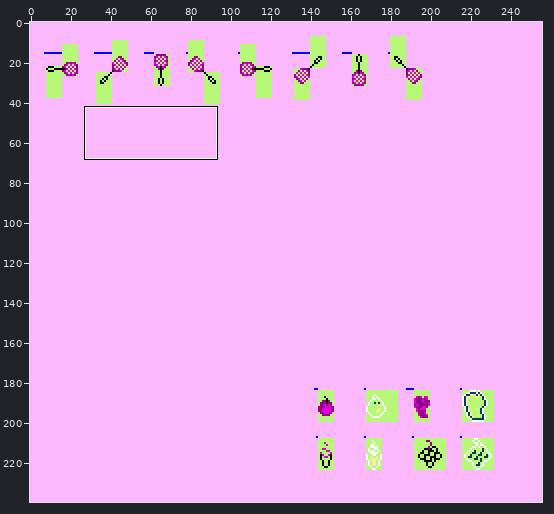
One commit to this sprite sheet: pictures_swatter_food.png. The picture above shows the old version from afar; the outline marks the close-up.
Close-up. Old version:
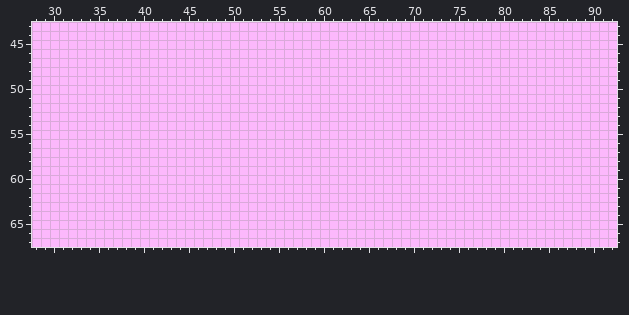
The file is 256x240 pixels. Shown: x 28..92, y 43..67.
And afterwards:
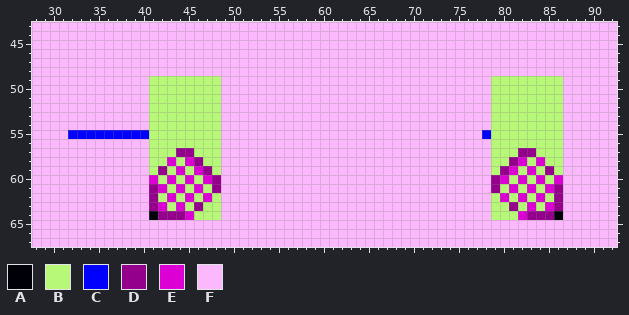
Palette (. is transparent): A #000008  B #b8f878  C #0000ff  D #94008c  E #dc00d4  F #fcb8fc
Diff:
y 49..54: x 41..48 FFFFFFFF -> BBBBBBBB; x 79..86 FFFFFFFF -> BBBBBBBB
y 55: x 32..48 FFFFFFFFFFFFFFFFF -> CCCCCCCCCBBBBBBBB; x 78..86 FFFFFFFFF -> CBBBBBBBB
y 56: x 41..48 FFFFFFFF -> BBBBBBBB; x 79..86 FFFFFFFF -> BBBBBBBB
y 57: x 41..48 FFFFFFFF -> BBBDDBBB; x 79..86 FFFFFFFF -> BBBDDBBB
y 58: x 41..48 FFFFFFFF -> BBEBEDBB; x 79..86 FFFFFFFF -> BBDEBEBB
y 59: x 41..48 FFFFFFFF -> BDBEBEDB; x 79..86 FFFFFFFF -> BDEBEBDB
y 60: x 41..48 FFFFFFFF -> EBEBEBED; x 79..86 FFFFFFFF -> DEBEBEBE
y 61: x 41..48 FFFFFFFF -> DEBEBEBD; x 79..86 FFFFFFFF -> DBEBEBED
y 62: x 41..48 FFFFFFFF -> DBEBEBEB; x 79..86 FFFFFFFF -> BEBEBEBD
y 63: x 41..48 FFFFFFFF -> DEBEBDBB; x 79..86 FFFFFFFF -> BBDBEBED
y 64: x 41..48 FFFFFFFF -> ADDDEBBB; x 79..86 FFFFFFFF -> BBBEDDDA
Boxes around the changes in both close-ups, in picture pixels (x1, y1, x2, y2):
changed: (68, 76, 221, 220)
changed: (482, 76, 563, 220)
